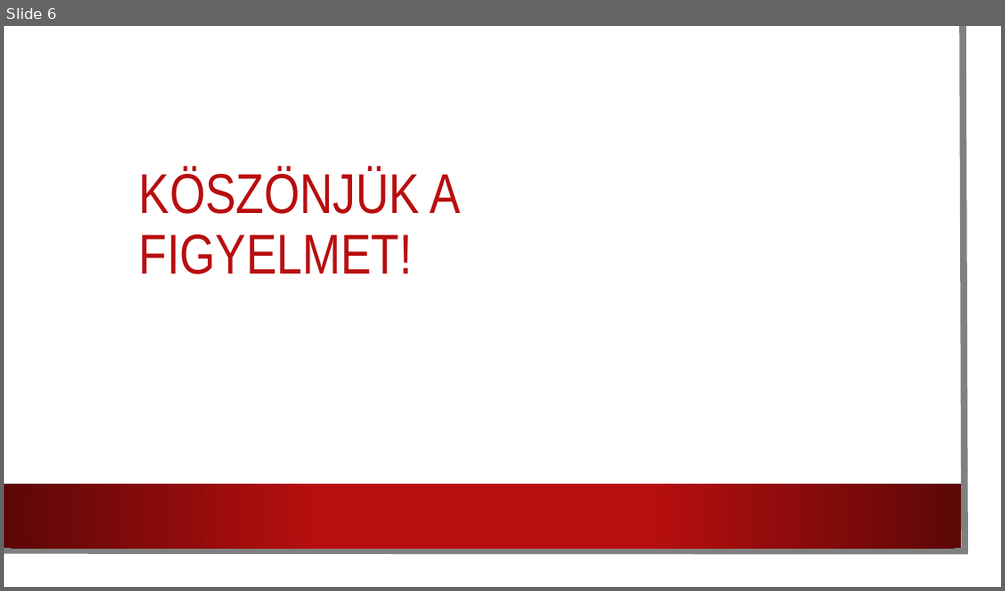
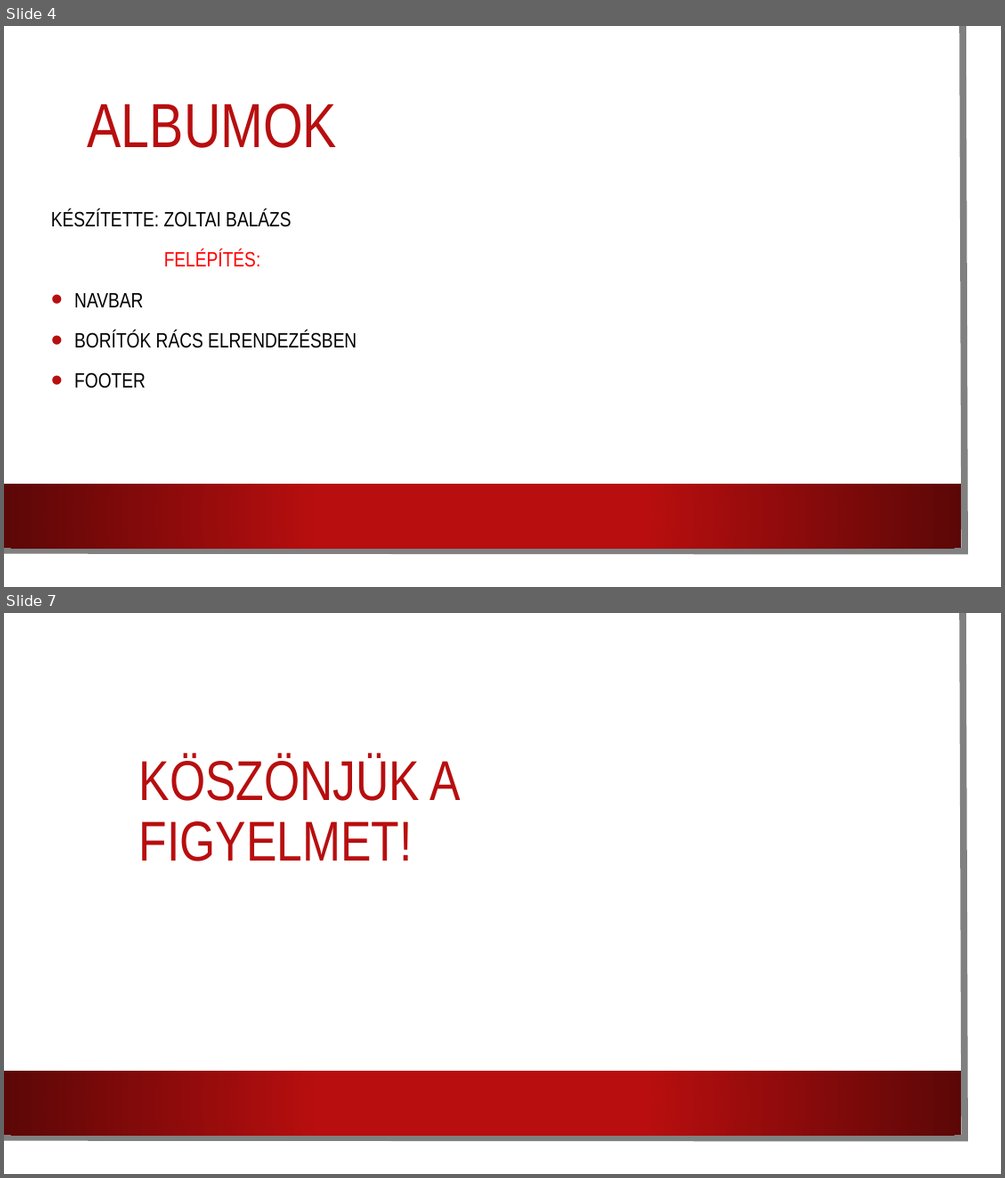
Before and after one commit to verbaviktor/Eminem-rajongoi-weboldal, a slide deck: Eminem.pptx. Shown one above the other, each under a label of ours: slide 6 before the commit, slides 4 and 7 after it; the slides between them are not shown. The pictures are 1005x591 and 1005x1178 pixels, drawn with LibreOffice and Linux fonts; fonts in the diff are those of the drawing; background and template pictures are left out. Boxes give left, top, right and bottom in pixels: in the first picture for what was removed or moved away, otherwise in the second. Text is boxed around its words. In the diff, an @@ line names an element or a change of style, - is before the commit and + after.

```diff
--- a/Eminem.pptx
+++ b/Eminem.pptx
@@ slide 4 added at box(4, 26, 1001, 587), background picture (left out); not listed: 3 template elements that a slide beside it also shows @@
@@ title added at box(88, 103, 337, 148), 60 pt, text #B80E0F @@
+ALBUMOK
@@ text added at box(51, 209, 356, 388), 20 pt, text #000000 @@
+KÉSZÍTETTE: ZOLTAI BALÁZS
+FELÉPÍTÉS:
+• NAVBAR
+• BORÍTÓK RÁCS ELRENDEZÉSBEN
+• FOOTER
@@ what was slide 6 is now slide 7 @@
```
Also in this commit, not shown: 2 slides changed, 3 other slides added, 3 slides removed.
